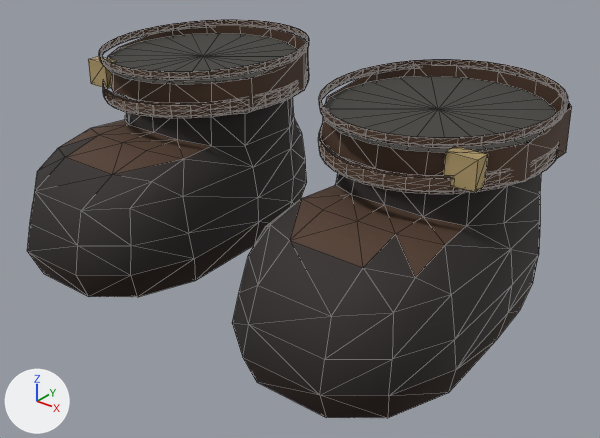
The glTF model src/assets/models/wardrobe/classes/modular/traje_explorador_aurora_feet.glb, before and after one commit.
Both versions are drawn from a 50 mm camera at (0.567, -0.733, 0.49) aimed at (0.031, -0.063, 0.075). Arrows for +X, +Y and +Z are at lower left; the lights stay in place. The picture after the commit comes second. Mesh edges are drawn as thin lines. Vertices at exactly the same position are counted once.

Before the edit, the objects in view are built like this:
```python
ob_medieval_leg_l = bpy.data.objects.new('medieval-leg-l', me_medieval_leg_l)
ob_medieval_leg_l.location = (0.0, 0.0, 0.0)
ob_medieval_leg_r = bpy.data.objects.new('medieval-leg-r', me_medieval_leg_r)
ob_medieval_leg_r.location = (0.0, 0.0, 0.0)
ob_suit_boot_trim_l = bpy.data.objects.new('suit-boot-trim-l', me_suit_boot_trim_l)
ob_suit_boot_trim_l.location = (0.0, 0.0, 0.0)
ob_suit_boot_trim_r = bpy.data.objects.new('suit-boot-trim-r', me_suit_boot_trim_r)
ob_suit_boot_trim_r.location = (0.0, 0.0, 0.0)
```
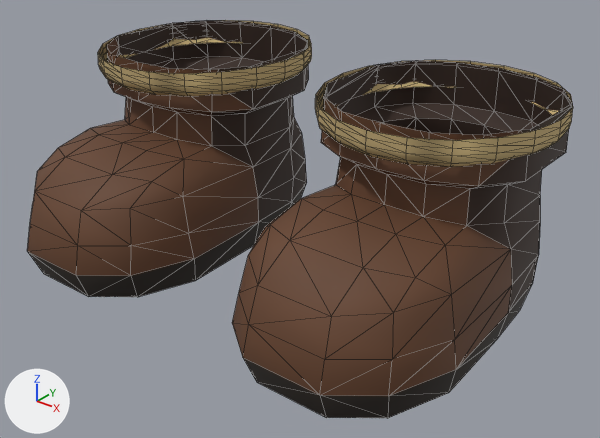
Boxes (x1, y1, x2, y2) around the edits, measured in the pictures (600 x 438 px):
'medieval-leg-l', surface changed, reshaped: before (232, 64, 572, 418); after (232, 61, 572, 418)
'medieval-leg-r', surface changed, reshaped: before (27, 23, 309, 297); after (27, 20, 309, 297)
'suit-boot-trim-l', surface changed, reshaped, recoloured (21% shorter): before (318, 59, 568, 194); after (315, 60, 573, 167)
'suit-boot-trim-r', surface changed, reshaped (23% shorter): before (88, 20, 309, 119); after (98, 20, 312, 96)
part 1 of me_medieval_leg_l, added: after (324, 61, 572, 140)
part 2 of me_medieval_leg_l, surface changed: (232, 64, 572, 399) in both
part 3 of me_medieval_leg_l, recoloured: (232, 157, 512, 396) in both
part 4 of me_medieval_leg_l, recoloured: (327, 64, 572, 184) in both
part 5 of me_suit_boot_trim_l, rebuilt (20% taller): before (319, 59, 568, 148); after (315, 60, 573, 167)
part 6 of me_suit_boot_trim_l, deleted: before (318, 126, 558, 194)
part 7 of me_suit_boot_trim_l, deleted: before (324, 76, 556, 153)
part 8 of me_suit_boot_trim_l, deleted (brown): before (444, 147, 487, 193)
part 9 of me_medieval_leg_r, added: after (106, 20, 308, 74)
part 10 of me_medieval_leg_r, surface changed: (27, 23, 309, 279) in both
part 11 of me_medieval_leg_r, recoloured: (27, 93, 259, 276) in both
part 12 of me_medieval_leg_r, recoloured: (118, 23, 309, 108) in both
part 13 of me_suit_boot_trim_r, rebuilt (26% taller): before (99, 20, 309, 80); after (98, 20, 312, 96)
part 14 of me_suit_boot_trim_r, deleted: before (103, 69, 309, 119)
part 15 of me_suit_boot_trim_r, deleted: before (107, 33, 297, 84)
part 16 of me_suit_boot_trim_r, deleted (brown): before (88, 57, 116, 89)

The change, as a diff of the scene's bpy script:
```diff
--- a/src/assets/models/wardrobe/classes/modular/traje_explorador_aurora_feet.glb.py
+++ b/src/assets/models/wardrobe/classes/modular/traje_explorador_aurora_feet.glb.py
@@ mat_darkleather @@
 mat_darkleather = bpy.data.materials.new('darkLeather')
-# nodes: BsdfPrincipled, Mix, OutputMaterial, TexImage
-# colours: dark grey #342d2b
-# uses the picture img_leather_weave
+# nodes: BsdfPrincipled, Math, Mix, NormalMap, OutputMaterial, SeparateColor, TexImage x3
+# colours: brown #422e24
+# uses the picture img_leather_painted_atlas
+# uses the picture img_leather_seams_and_folds
+# uses the picture img_leather_surface
@@ mat_leather @@
 mat_leather = bpy.data.materials.new('leather')
-# nodes: BsdfPrincipled, Mix, OutputMaterial, TexImage
-# colours: brown #604533
-# uses the picture img_leather_weave
+# nodes: BsdfPrincipled, Math, Mix, NormalMap, OutputMaterial, SeparateColor, TexImage x3
+# colours: brown #754d33
+# uses the picture img_leather_painted_atlas
+# uses the picture img_leather_seams_and_folds
+# uses the picture img_leather_surface
@@ mat_tunictrim @@
+mat_tunictrim = bpy.data.materials.new('tunicTrim')
+# colours: beige #ddc38a
+# uses the picture img_tunic_surface
+# uses the picture img_tunictrim_painted_atlas
+# uses the picture img_tunictrim_seams_and_folds
@@ me_medieval_leg_l @@
-me_medieval_leg_l.from_pydata(...)  # 121 vertices, 226 faces; spans x 0.049..0.288, y -0.264..0.131, z 0.0..0.231
+me_medieval_leg_l.from_pydata(...)  # 149 vertices, 268 faces; spans x 0.049..0.288, y -0.264..0.131, z 0.0..0.235
+# me_medieval_leg_l part 1
+# 28 vertices are added at x 0.054..0.284, y -0.114..0.123, z 0.235
+# 27 new faces join them, mat_darkleather
+# 15 new faces join them, mat_leather
+# me_medieval_leg_l part 2: 226 kept faces spanning x 0.049..0.288, y -0.264..0.131, z 0.0..0.231 get new texture (UV) coordinates
+# me_medieval_leg_l part 3: 60 faces spanning x 0.049..0.288, y -0.264..-0.037, z 0.035..0.19 switch from mat_darkleather to mat_leather
+# me_medieval_leg_l part 4: 18 faces spanning x 0.052..0.285, y -0.088..0.124, z 0.184..0.231 switch from mat_leather to mat_darkleather
 me_medieval_leg_l.materials.append(mat_sole)
@@ me_medieval_leg_r @@
-me_medieval_leg_r.from_pydata(...)  # 121 vertices, 226 faces; spans x -0.288..-0.049, y -0.264..0.131, z 0.0..0.231
+me_medieval_leg_r.from_pydata(...)  # 149 vertices, 268 faces; spans x -0.288..-0.049, y -0.264..0.131, z 0.0..0.235
+# me_medieval_leg_r part 9
+# 28 vertices are added at x -0.284..-0.054, y -0.114..0.123, z 0.235
+# 27 new faces join them, mat_darkleather
+# 15 new faces join them, mat_leather
+# me_medieval_leg_r part 10: 226 kept faces spanning x -0.288..-0.049, y -0.264..0.131, z 0.0..0.231 get new texture (UV) coordinates
+# me_medieval_leg_r part 11: 60 faces spanning x -0.288..-0.049, y -0.264..-0.037, z 0.035..0.19 switch from mat_darkleather to mat_leather
+# me_medieval_leg_r part 12: 18 faces spanning x -0.285..-0.052, y -0.088..0.124, z 0.184..0.231 switch from mat_leather to mat_darkleather
 me_medieval_leg_r.materials.append(mat_sole)
@@ me_suit_boot_trim_l @@
-me_suit_boot_trim_l.from_pydata(...)  # 497 vertices, 896 faces; spans x 0.049..0.287, y -0.14..0.14, z 0.181..0.235
-me_suit_boot_trim_l.materials.append(mat_trousers)
-me_suit_boot_trim_l.materials.append(mat_leather)
-me_suit_boot_trim_l.materials.append(mat_brass)
+me_suit_boot_trim_l.from_pydata(...)  # 100 vertices, 160 faces; spans x 0.041..0.295, y -0.139..0.139, z 0.205..0.234
+# me_suit_boot_trim_l part 5: the loose piece of 180 vertices spanning x 0.049..0.287, y -0.14..0.14, z 0.226..0.235 is rebuilt with 100 vertices and now spans x 0.041..0.295, y -0.139..0.139, z 0.205..0.234, in mat_tunictrim
+# me_suit_boot_trim_l part 6: the loose piece of 288 vertices spanning x 0.049..0.287, y -0.14..0.14, z 0.181..0.199 is deleted
+# me_suit_boot_trim_l part 7: the loose piece of 21 vertices spanning x 0.052..0.284, y -0.133..0.117, z 0.22 is deleted
+# me_suit_boot_trim_l part 8: the loose piece of 8 vertices spanning x 0.234..0.266, y -0.109..-0.091, z 0.189..0.22 is deleted
+me_suit_boot_trim_l.materials.append(mat_tunictrim)
@@ me_suit_boot_trim_r @@
-me_suit_boot_trim_r.from_pydata(...)  # 497 vertices, 896 faces; spans x -0.287..-0.049, y -0.14..0.14, z 0.181..0.235
-me_suit_boot_trim_r.materials.append(mat_trousers)
-me_suit_boot_trim_r.materials.append(mat_leather)
-me_suit_boot_trim_r.materials.append(mat_brass)
+me_suit_boot_trim_r.from_pydata(...)  # 100 vertices, 160 faces; spans x -0.295..-0.041, y -0.139..0.139, z 0.205..0.234
+# me_suit_boot_trim_r part 13: the loose piece of 180 vertices spanning x -0.287..-0.049, y -0.14..0.14, z 0.226..0.235 is rebuilt with 100 vertices and now spans x -0.295..-0.041, y -0.139..0.139, z 0.205..0.234, in mat_tunictrim
+# me_suit_boot_trim_r part 14: the loose piece of 288 vertices spanning x -0.287..-0.049, y -0.14..0.14, z 0.181..0.199 is deleted
+# me_suit_boot_trim_r part 15: the loose piece of 21 vertices spanning x -0.284..-0.052, y -0.133..0.117, z 0.22 is deleted
+# me_suit_boot_trim_r part 16: the loose piece of 8 vertices spanning x -0.266..-0.234, y -0.109..-0.091, z 0.189..0.22 is deleted
+me_suit_boot_trim_r.materials.append(mat_tunictrim)
```
